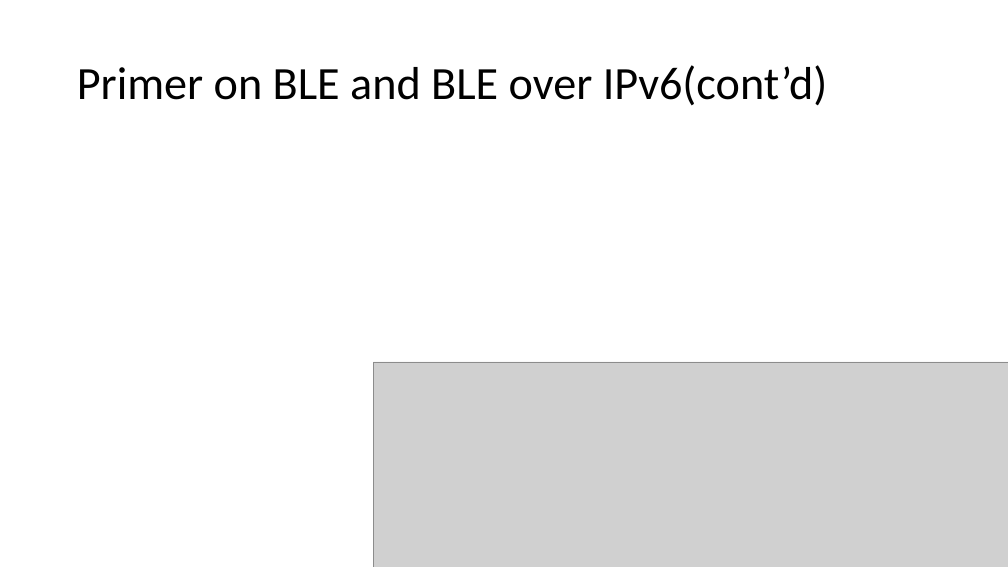
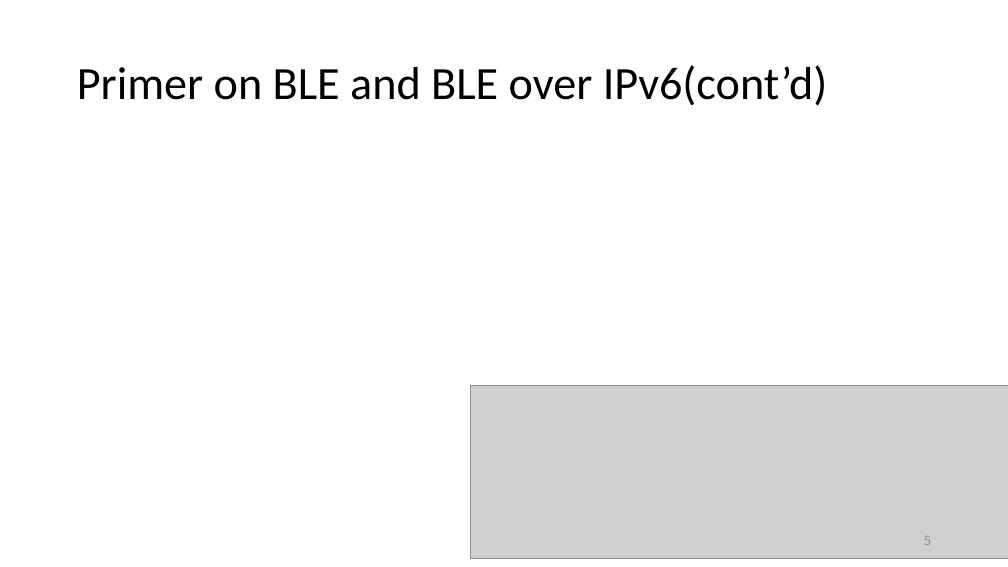
Before and after one commit to EKOISMYLOVE/NTUT_GM_PPT, a slide deck: slide 5 of A BLE-based multi-gateway network infrastructure with handover support for mobile BLE peripherals.pptx. Drawn at 1008x567 pixels with LibreOffice and Linux fonts; fonts in the diff are those of the drawing; grey boxes stand for pictures. Boxes give left, top, right and bottom in pixels: in the first picture for what was removed or moved away, otherwise in the second. Text is boxed around its words. In the diff, an @@ line names an element or a change of style, - is before the commit and + after.

```diff
--- a/A BLE-based multi-gateway network infrastructure with handover support for mobile BLE peripherals.pptx
+++ b/A BLE-based multi-gateway network infrastructure with handover support for mobile BLE peripherals.pptx
@@ picture: place and size @@
-picture at bbox=[374, 362, 1008, 567]
+picture at bbox=[471, 385, 1008, 559]
@@ page number added at bbox=[924, 536, 931, 545], 12 pt, text #8C8C8C @@
+5
```
Also in this commit, not shown: 8 other slides changed, 9 slides added.
